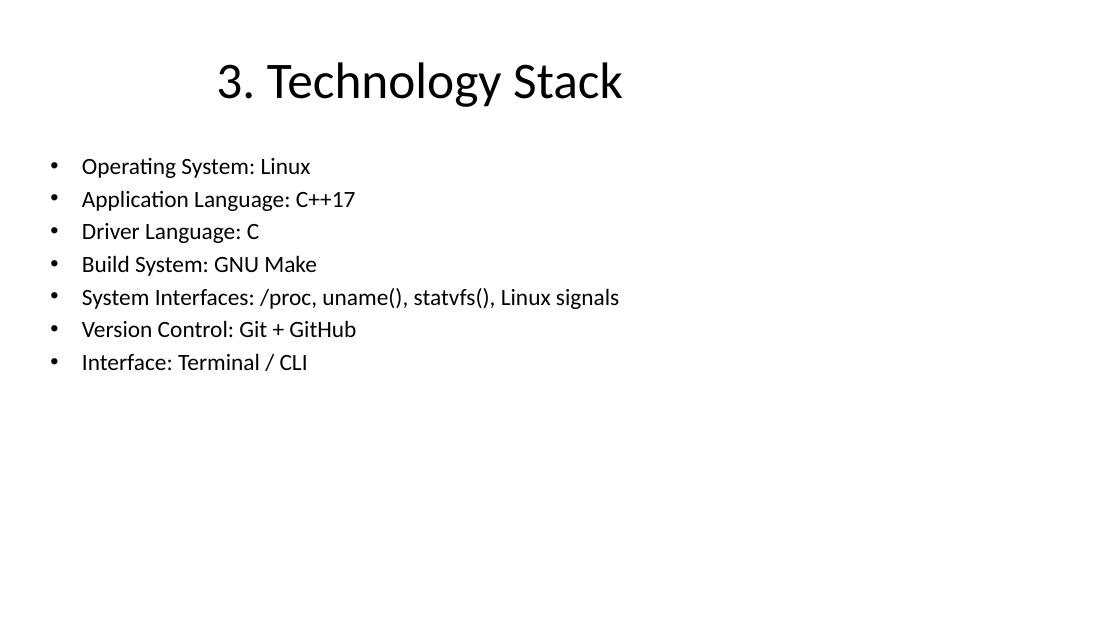
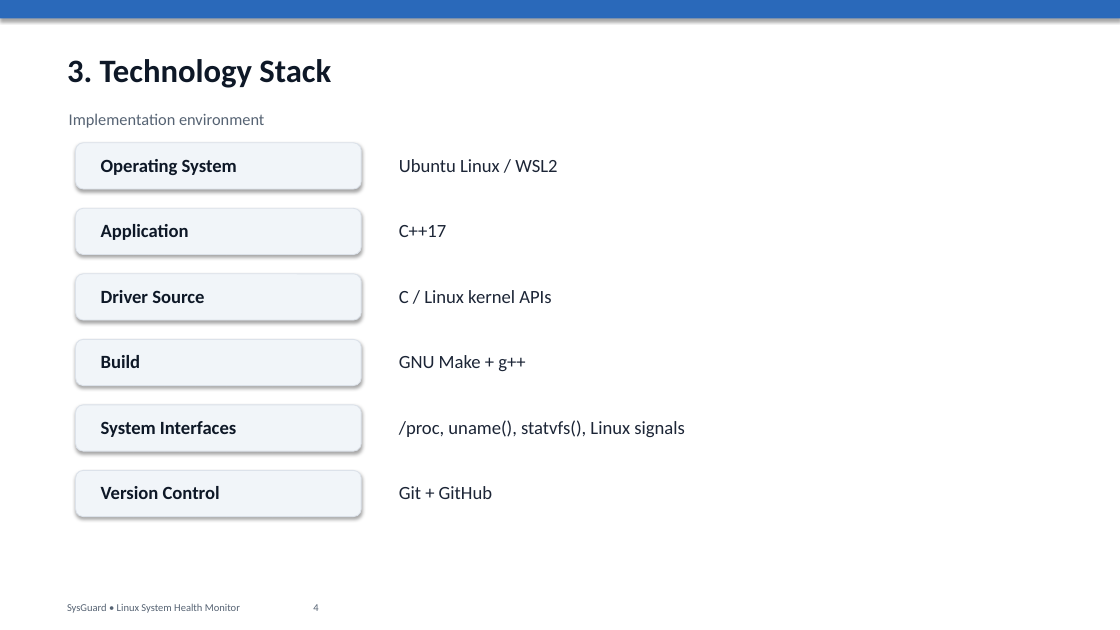
Before and after one commit to sanishpanda3113-dev/SysGuard, a slide deck: slide 4 of SysGuard_Presentation.pptx. Drawn at 1120x630 pixels with LibreOffice and Linux fonts; fonts in the diff are those of the drawing. Boxes give left, top, right and bottom in pixels: in the first picture for what was removed or moved away, otherwise in the second. Text is boxed around its words. In the diff, an @@ line names an element or a change of style, - is before the commit and + after.

```diff
--- a/SysGuard_Presentation.pptx
+++ b/SysGuard_Presentation.pptx
@@ rectangle added at <box>0,0,1120,630</box>, fill #FFFFFF @@
@@ rectangle added at <box>0,0,1120,18</box>, fill #2A69BA @@
@@ text "3. Technology Stack": place and size @@
-text "3. Technology Stack" at <box>216,62,623,107</box>
+text "3. Technology Stack" at <box>67,59,331,88</box>
@@ text "3. Technology Stack" at <box>67,59,331,88</box>: size 44 to 28 pt, text colour #000000 to #0E1827, bold on; alignment centre to left; vertical alignment middle to top @@
@@ text added at <box>69,113,264,128</box>, 14 pt, text #566373 @@
+Implementation environment
@@ rounded rectangle added at <box>76,143,361,189</box>, fill #F1F5F9, outline #DCE2EA 0.75 pt @@
@@ text removed at <box>82,158,619,370</box> @@
-• Operating System: Linux
-• Application Language: C++17
-• Driver Language: C
-• Build System: GNU Make
-• System Interfaces: /proc, uname(), statvfs(), Linux signals
-• Version Control: Git + GitHub
-• Interface: Terminal / CLI
@@ text added at <box>101,159,237,175</box>, 16 pt, text #0E1827, bold @@
+Operating System
@@ text added at <box>399,159,557,172</box>, 16 pt, text #1C2536 @@
+Ubuntu Linux / WSL2
@@ rounded rectangle added at <box>76,208,361,255</box>, fill #F1F5F9, outline #DCE2EA 0.75 pt @@
@@ text added at <box>101,224,189,240</box>, 16 pt, text #0E1827, bold @@
+Application
@@ text added at <box>399,225,446,237</box>, 16 pt, text #1C2536 @@
+C++17
@@ rounded rectangle added at <box>76,274,361,320</box>, fill #F1F5F9, outline #DCE2EA 0.75 pt @@
@@ text added at <box>101,290,204,303</box>, 16 pt, text #0E1827, bold @@
+Driver Source
@@ text added at <box>399,290,551,303</box>, 16 pt, text #1C2536 @@
+C / Linux kernel APIs
@@ rounded rectangle added at <box>76,339,361,386</box>, fill #F1F5F9, outline #DCE2EA 0.75 pt @@
@@ text added at <box>101,355,141,368</box>, 16 pt, text #0E1827, bold @@
+Build
@@ text added at <box>399,355,525,371</box>, 16 pt, text #1C2536 @@
+GNU Make + g++
@@ rounded rectangle added at <box>76,405,361,451</box>, fill #F1F5F9, outline #DCE2EA 0.75 pt @@
@@ text added at <box>101,421,236,437</box>, 16 pt, text #0E1827, bold @@
+System Interfaces
@@ text added at <box>399,420,685,437</box>, 16 pt, text #1C2536 @@
+/proc, uname(), statvfs(), Linux signals
@@ rounded rectangle added at <box>76,471,361,517</box>, fill #F1F5F9, outline #DCE2EA 0.75 pt @@
@@ text added at <box>101,486,220,499</box>, 16 pt, text #0E1827, bold @@
+Version Control
@@ text added at <box>399,486,492,499</box>, 16 pt, text #1C2536 @@
+Git + GitHub
@@ text added at <box>67,604,318,613</box>, 9 pt, text #566373 @@
+SysGuard • Linux System Health Monitor 4
```
Also in this commit, not shown: 3 other slides changed, 9 slides added, 10 slides removed, 3 other files.
